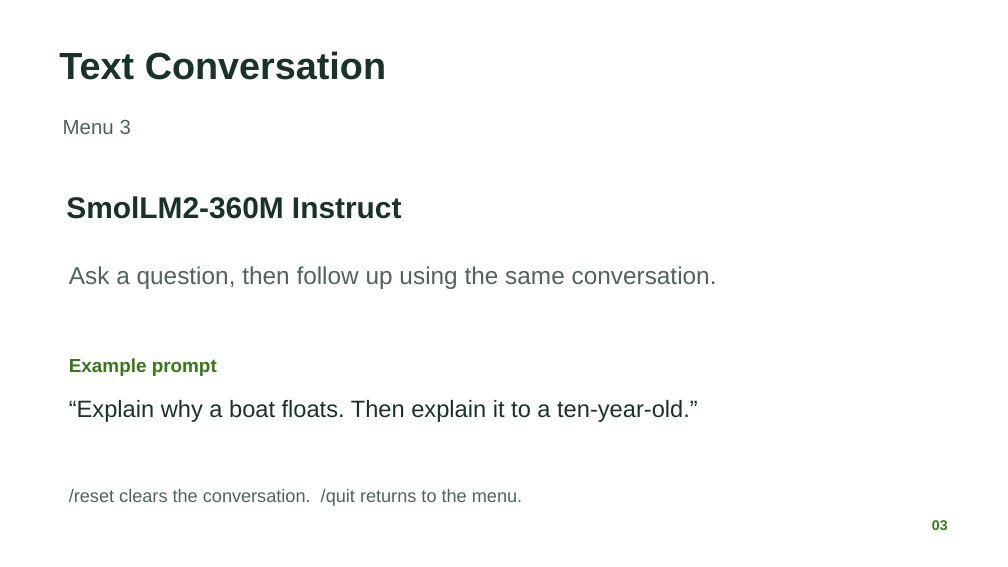
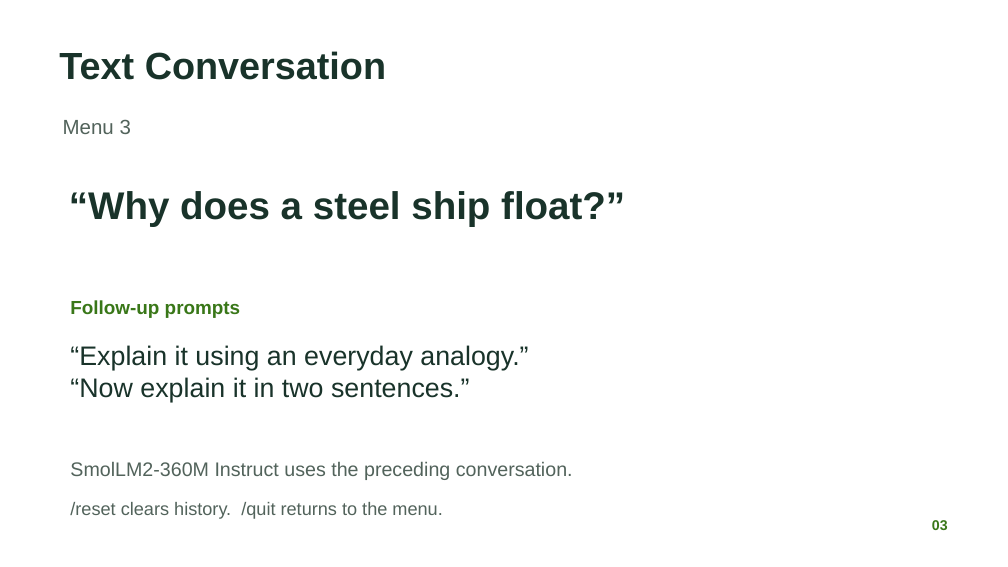
Before and after one commit to nileshsarkar-ai/JetsonNano-Demo, a slide deck: slide 3 of docs/Jetson_Nano_Local_AI_Experiments.pptx. Drawn at 1008x567 pixels with LibreOffice and Linux fonts; fonts in the diff are those of the drawing. Boxes give left, top, right and bottom in pixels: in the first picture for what was removed or moved away, otherwise in the second. Text is boxed around its words. In the diff, an @@ line names an element or a change of style, - is before the commit and + after.

```diff
--- a/docs/Jetson_Nano_Local_AI_Experiments.pptx
+++ b/docs/Jetson_Nano_Local_AI_Experiments.pptx
@@ text at [69, 191, 625, 227]: text changed; size 28.5 to 36.8 pt @@
-SmolLM2-360M Instruct
+“Why does a steel ship float?”
@@ text at [70, 300, 241, 318]: text changed; size 23.2 to 18 pt; text colour #52635B to #397718; bold on @@
-Ask a question, then follow up using the same conversation.
+Follow-up prompts
@@ text at [70, 345, 528, 402]: text changed; size 18 to 25.5 pt; text colour #397718 to #19332A; bold off @@
-Example prompt
+“Explain it using an everyday analogy.”
+“Now explain it in two sentences.”
@@ text at [70, 461, 573, 480]: text changed; size 22.5 to 18.8 pt; text colour #19332A to #52635B @@
-“Explain why a boat floats. Then explain it to a ten-year-old.”
+SmolLM2-360M Instruct uses the preceding conversation.
@@ text at [70, 502, 442, 519]: text changed @@
-/reset clears the conversation. /quit returns to the menu.
+/reset clears history. /quit returns to the menu.
```
Also in this commit, not shown: 1 other slide changed, 9 other files.
